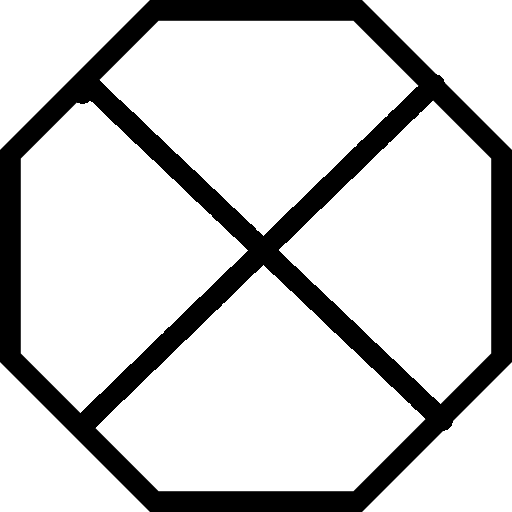
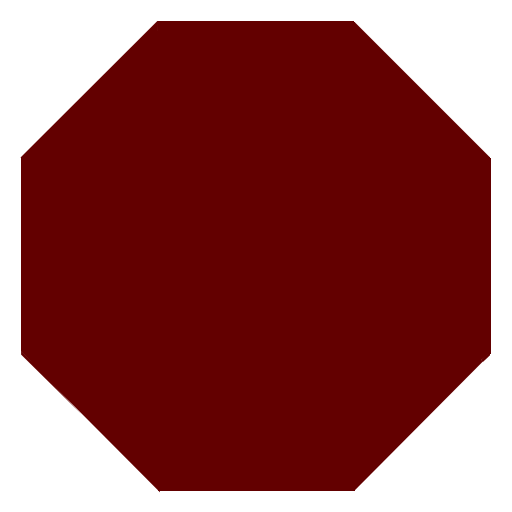
Layer changes from the first (512, 512) image to the second:
added layer "Red" above "Layer" over bbox(20, 21, 491, 493)
hid "Layer" over bbox(71, 71, 453, 437)
hid "Octogon.png" over bbox(0, 0, 512, 512)
